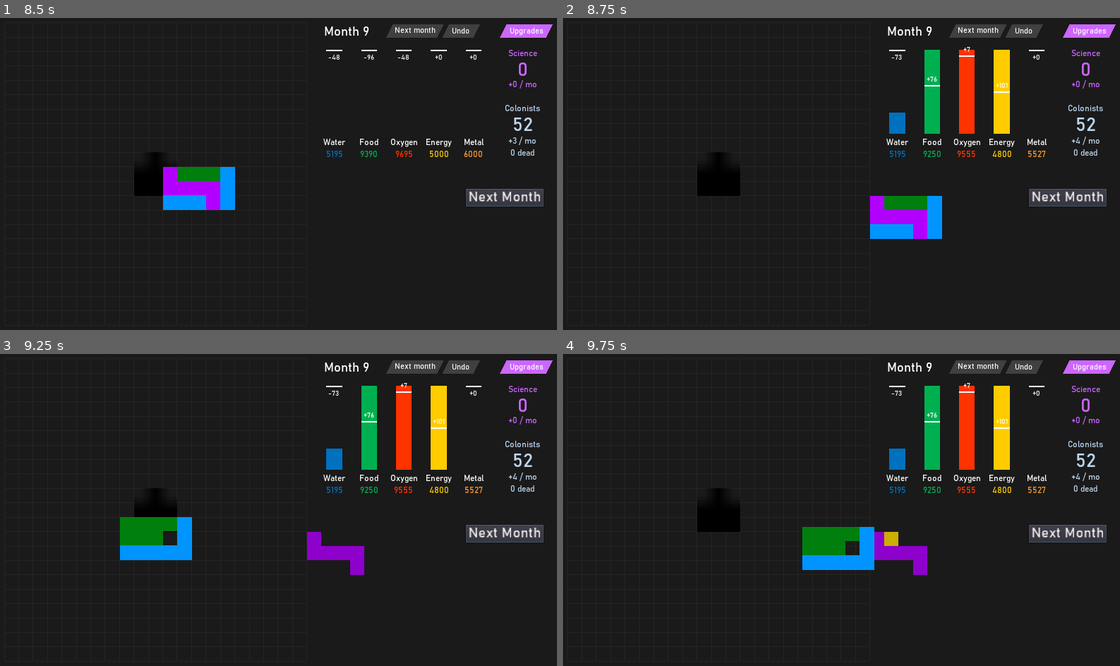
Above: before the commit, frames 1-4 (two rows, left to right).
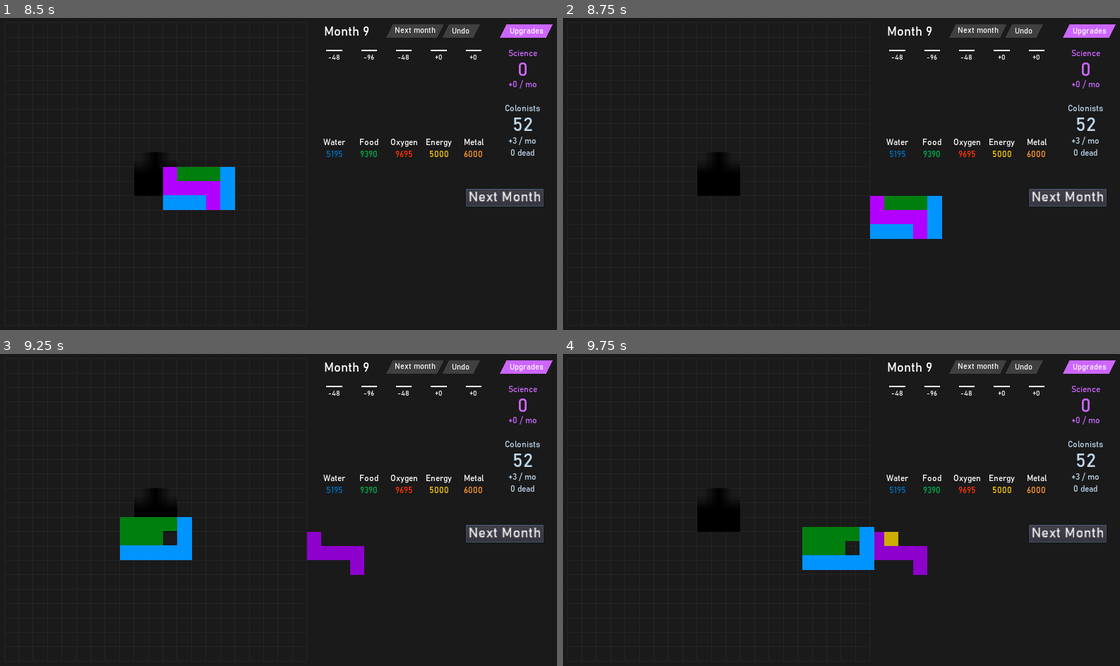
Above: after the commit, the same moments.

Repository: sirknightj/CEV-1
Game: Godot game, scene res://scenes/MainGameScene.tscn
The game is run twice, just before and just after one commit, with the same random seed, the same clock (stepped at 60 frames per second) and the same inputs.
Inputs (mouse positions are in pixels of both pictures, inside the frame that each line leads up to):
- Up to frame 1 (8.5 s): click "Next Month" at 0.5 s; click "Next Month" at 1.25 s; click "Next Month" at 2 s; tap Enter at 2.75, 4.25, 5.75 s; drag from (155, 155) to (378, 214) at 2.77 s; tap Space at 3.5, 5, 6.5 s; drag from (133, 174) to (378, 214) at 3.52 s; move the mouse to (155, 174) at 4.27 s; press the mouse at (155, 174) at 4.28 s; release the mouse at (155, 174) at 5 s; drag from (172, 174) to (328, 202) at 5.02 s; drag from (139, 189) to (345, 202) at 5.77 s; drag from (155, 189) to (345, 202) at 6.52 s; move the mouse to (172, 189) at 7.27 s; press the mouse at (172, 189) at 7.28 s; release the mouse at (172, 189) at 8 s; drag from (311, 202) to (172, 174) at 8.02 s
- Up to frame 2 (8.75 s): no input
- Up to frame 3 (9.25 s): drag from (328, 538) to (139, 525) at 8.77 s
- Up to frame 4 (9.75 s): drag from (908, 538) to (702, 525) at 9.52 s

Frame 1 is identical in both runs. In frame 2, 2.7% of the frame differs, in the area x 58-97%, y 9-45%; in frame 3, 2.7%; in frame 4, 2.7%.

Commit message:
Purchase only if placing in valid position

Diff:
--- a/source/scripts/Building.gd
+++ b/source/scripts/Building.gd
@@ -274,7 +274,8 @@
 	_update_ghost()
 
 func _on_building_place():
-	purchase_building()
+	if not is_overlapping() and _is_in_grid_range():
+		purchase_building()
 	if purchased:
 		_mouse_state = MouseState.HOVER
 		_global_pos_next = _shadow.global_position
